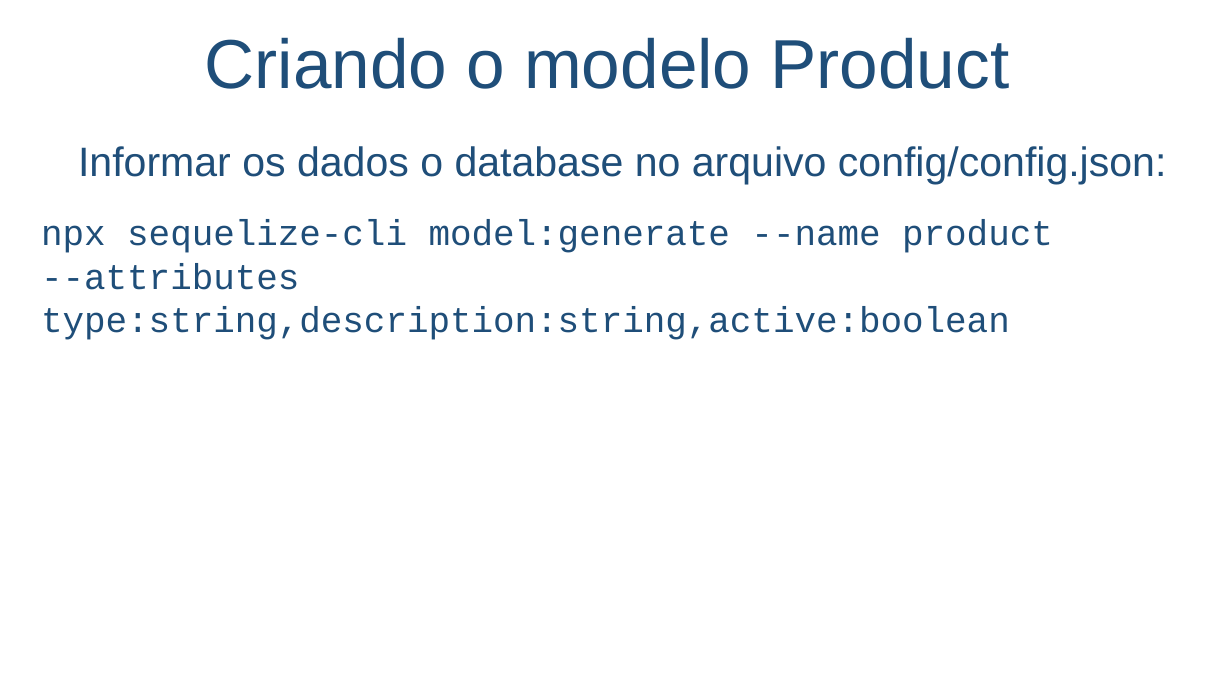
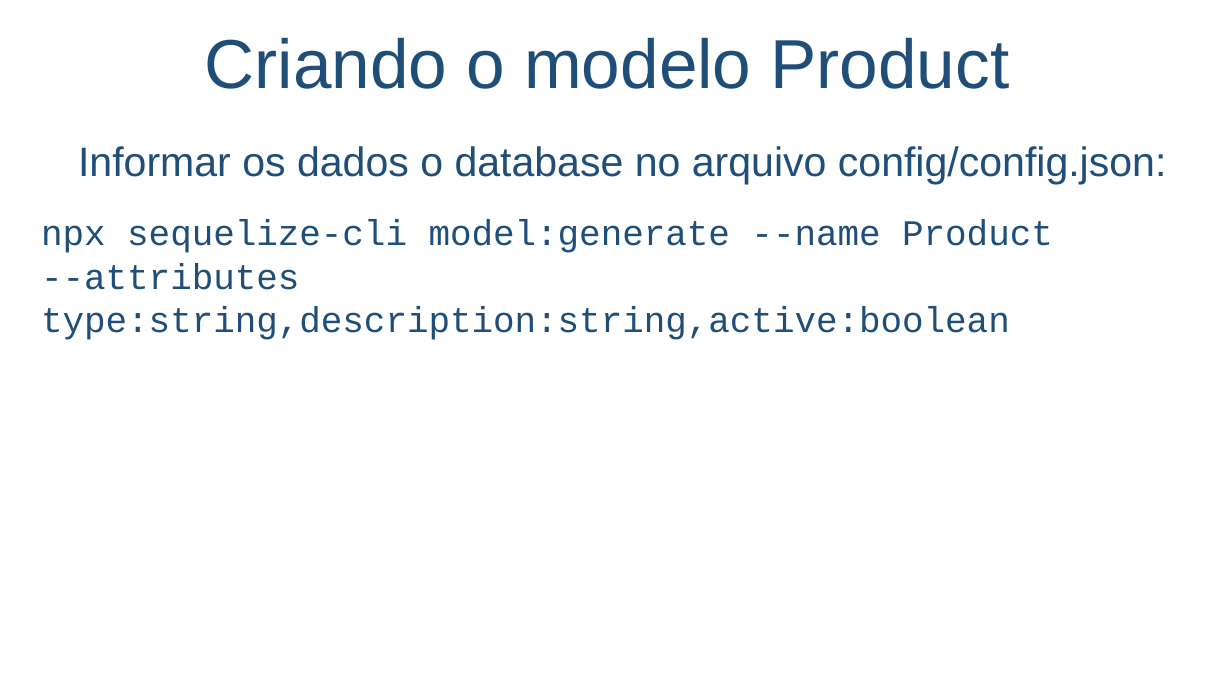
Before and after one commit to salmo-jr/public-slides, a slide deck: slide 43 of node-js.pptx. Drawn at 1232x693 pixels with LibreOffice and Linux fonts; fonts in the diff are those of the drawing; background and template pictures are left out. Boxes give left, top, right and bottom in pixels: in the first picture for what was removed or moved away, otherwise in the second. Text is boxed around its words. In the diff, an @@ line names an element or a change of style, - is before the commit and + after.

Commit message:
queries via sequelize

```diff
--- a/node-js.pptx
+++ b/node-js.pptx
@@ text at box(41, 220, 1053, 340): text changed @@
-npx sequelize-cli model:generate --name product
---attributes type:string,description:string,active:boolean
+npx sequelize-cli model:generate --name Product
+--attributes type:string,description:string,active:boolean
```
Also in this commit, not shown: 4 other slides changed, 6 slides added.
